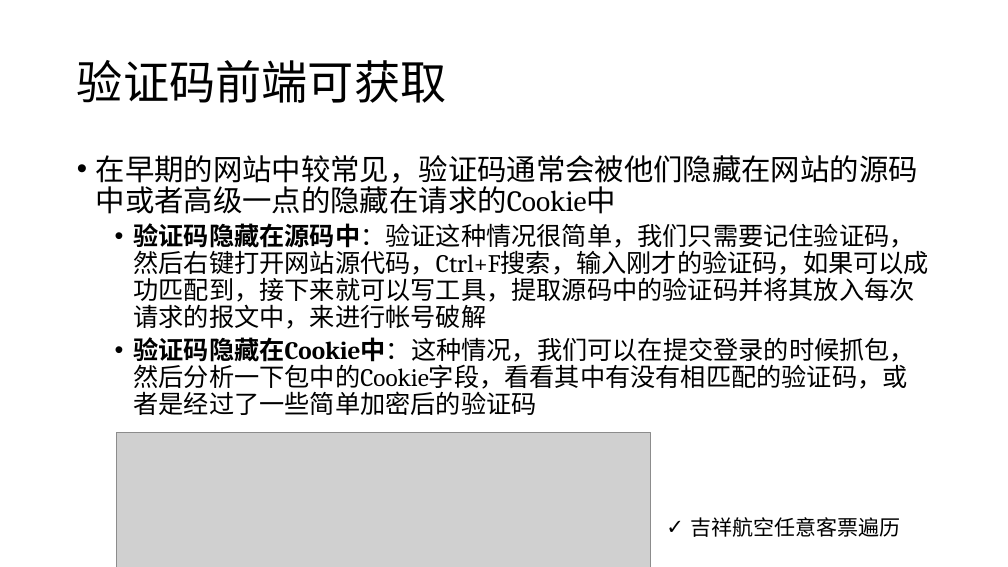
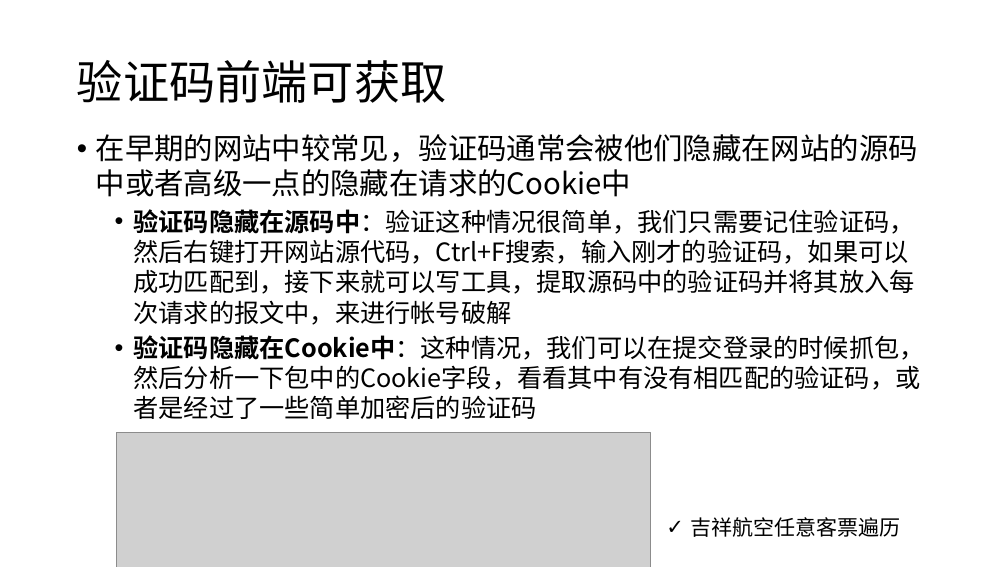
Before and after one commit to RiskySignal/Web-Security-Project, a slide deck: slide 10 of document/验证码绕过技术原理.pptx. Drawn at 1008x567 pixels with LibreOffice and Linux fonts; fonts in the diff are those of the drawing; grey boxes stand for pictures. Boxes give left, top, right and bottom in pixels: in the first picture for what was removed or moved away, otherwise in the second. Text is boxed around its words. In the diff, an @@ line names an element or a change of style, - is before the commit and + after.

Commit message:
修改PPT
修改“验证码绕过技术原理”

```diff
--- a/document/验证码绕过技术原理.pptx
+++ b/document/验证码绕过技术原理.pptx
@@ title "验证码前端可获取" at bbox=[77, 60, 447, 103]: font Cambria to Noto Sans CJK SC @@
@@ text "在早期的网站中较常见，验证码通常会被他们隐藏在网站的源码中或者高级一点的隐藏在请求的Cookie中": place and size @@
-text "在早期的网站中较常见，验证码通常会被他们隐藏在网站的源码中或者高级一点的隐藏在请求的Cookie中" at bbox=[96, 155, 930, 415]
+text "在早期的网站中较常见，验证码通常会被他们隐藏在网站的源码中或者高级一点的隐藏在请求的Cookie中" at bbox=[96, 134, 925, 419]
@@ text "在早期的网站中较常见，验证码通常会被他们隐藏在网站的源码中或者高级一点的隐藏在请求的Cookie中" at bbox=[96, 134, 925, 419]: font Cambria to Noto Sans CJK SC; line spacing 0.9 to 1 @@
```
Also in this commit, not shown: 13 other slides changed, 1 slide added, 2 other files.
